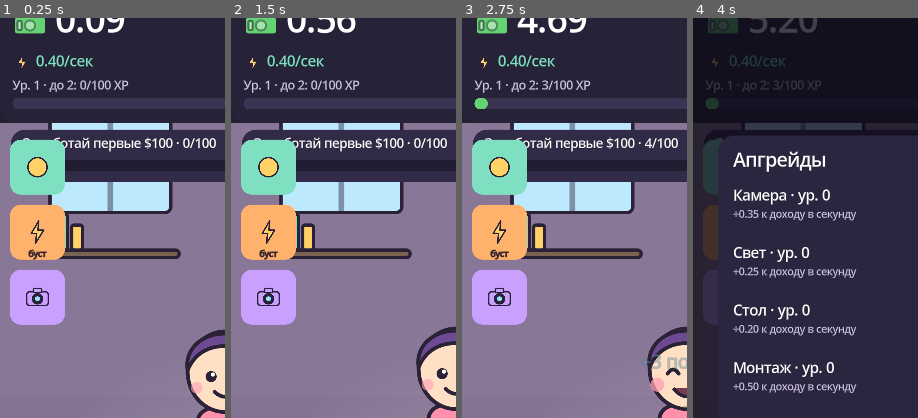
Above: before the commit, frames 1-4 (left to right).
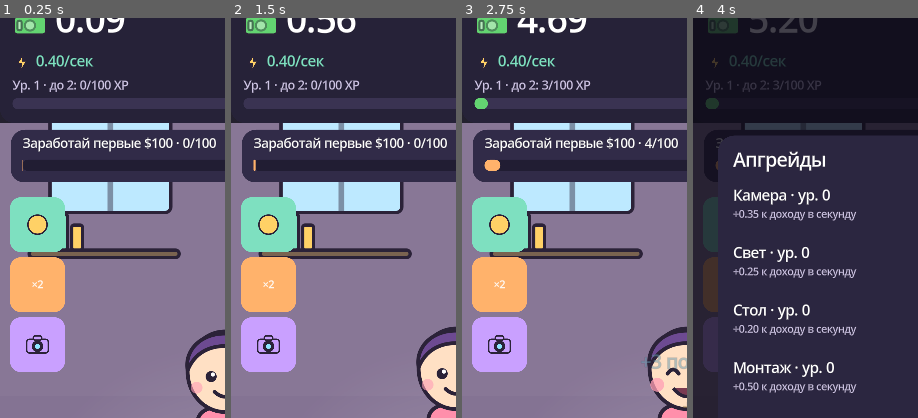
Above: after the commit, the same moments.

Repository: mcvadi777-code/clipstar
Game: Godot game, scene res://scenes/main.tscn
Same seed, same stepped clock (60 frames per second), same inputs: the game is played once before the commit and once after it.
Inputs:
- Up to frame 1 (0.25 s): no input
- Up to frame 2 (1.5 s): click "вкл" at 0.5 s; click "выкл" at 1.25 s
- Up to frame 3 (2.75 s): click "Снять ролик" at 2 s
- Up to frame 4 (4 s): click "Студия" at 2.75 s; click "Апгрейды" at 3.5 s
The pictures show only the part of the screen within x 0-50%, y 2-52%; the shares and areas given below are measured in that part.

The runs differ from the first frame. In frame 1, 13% of the frame differs, in the area x 4-29%, y 30-89%; in frame 2, 13%; in frame 3, 13%; in frame 4, 2.3%.

Commit message:
2d: scripts/ui/main.gd

Diff:
--- a/scripts/ui/main.gd
+++ b/scripts/ui/main.gd
@@ -22,7 +22,6 @@
 var lbl_task_reward: Label
 var btn_sound: Button
 var btn_boost: Button
-var lbl_boost: Label
 var panel_kind: String = ""
 var _ui_timer: float = 0.0
 var _panel_timer: float = 0.0
@@ -188,27 +187,21 @@
 	add_child(layer)
 
 	var tap_btn: Button = _button("", Color("#7ee0c0"), 24)
-	tap_btn.position = Vector2(24.0, TOP_H + 40.0)
+	tap_btn.position = Vector2(24.0, TOP_H + 178.0)
 	tap_btn.size = Vector2(132.0, 132.0)
 	tap_btn.pressed.connect(_on_tap_button)
 	layer.add_child(tap_btn)
 	_center_icon(tap_btn, "icon_coin.svg", 64.0)
 
 	btn_boost = _button("", Color("#ffb26b"), 24)
-	btn_boost.position = Vector2(24.0, TOP_H + 196.0)
+	btn_boost.position = Vector2(24.0, TOP_H + 322.0)
 	btn_boost.size = Vector2(132.0, 132.0)
 	btn_boost.pressed.connect(_on_boost)
 	layer.add_child(btn_boost)
-	_center_icon(btn_boost, "icon_bolt.svg", 64.0)
-
-	lbl_boost = _label("", 20, Color("#3a2430"))
-	lbl_boost.position = Vector2(24.0, TOP_H + 300.0)
-	lbl_boost.size = Vector2(132.0, 26.0)
-	lbl_boost.horizontal_alignment = HORIZONTAL_ALIGNMENT_CENTER
-	layer.add_child(lbl_boost)
+	btn_boost.text = "×2"
 
 	var shop_btn: Button = _button("", Color("#c9a0ff"), 24)
-	shop_btn.position = Vector2(24.0, TOP_H + 352.0)
+	shop_btn.position = Vector2(24.0, TOP_H + 466.0)
 	shop_btn.size = Vector2(132.0, 132.0)
 	shop_btn.pressed.connect(_open_upgrades)
 	layer.add_child(shop_btn)
@@ -354,10 +347,10 @@
 	pb_level.value = lv.x
 	if Game.is_boost():
 		var left: int = Game.boost_left()
-		lbl_boost.text = "%d:%02d" % [left / 60, left % 60]
+		btn_boost.text = "%d:%02d" % [left / 60, left % 60]
 		btn_boost.disabled = true
 	else:
-		lbl_boost.text = "буст"
+		btn_boost.text = "×2"
 		btn_boost.disabled = false
 	_refresh_task()
 
